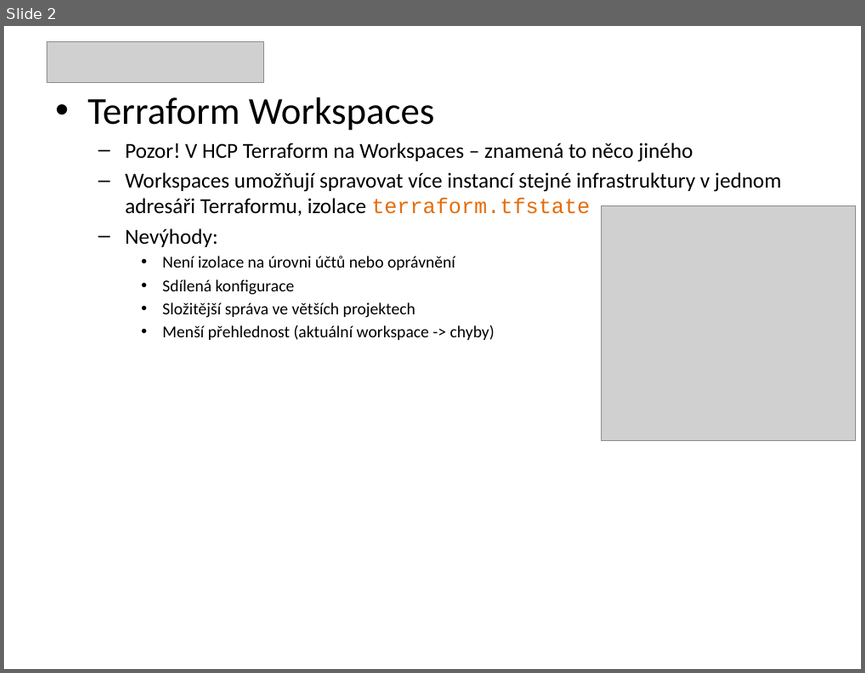
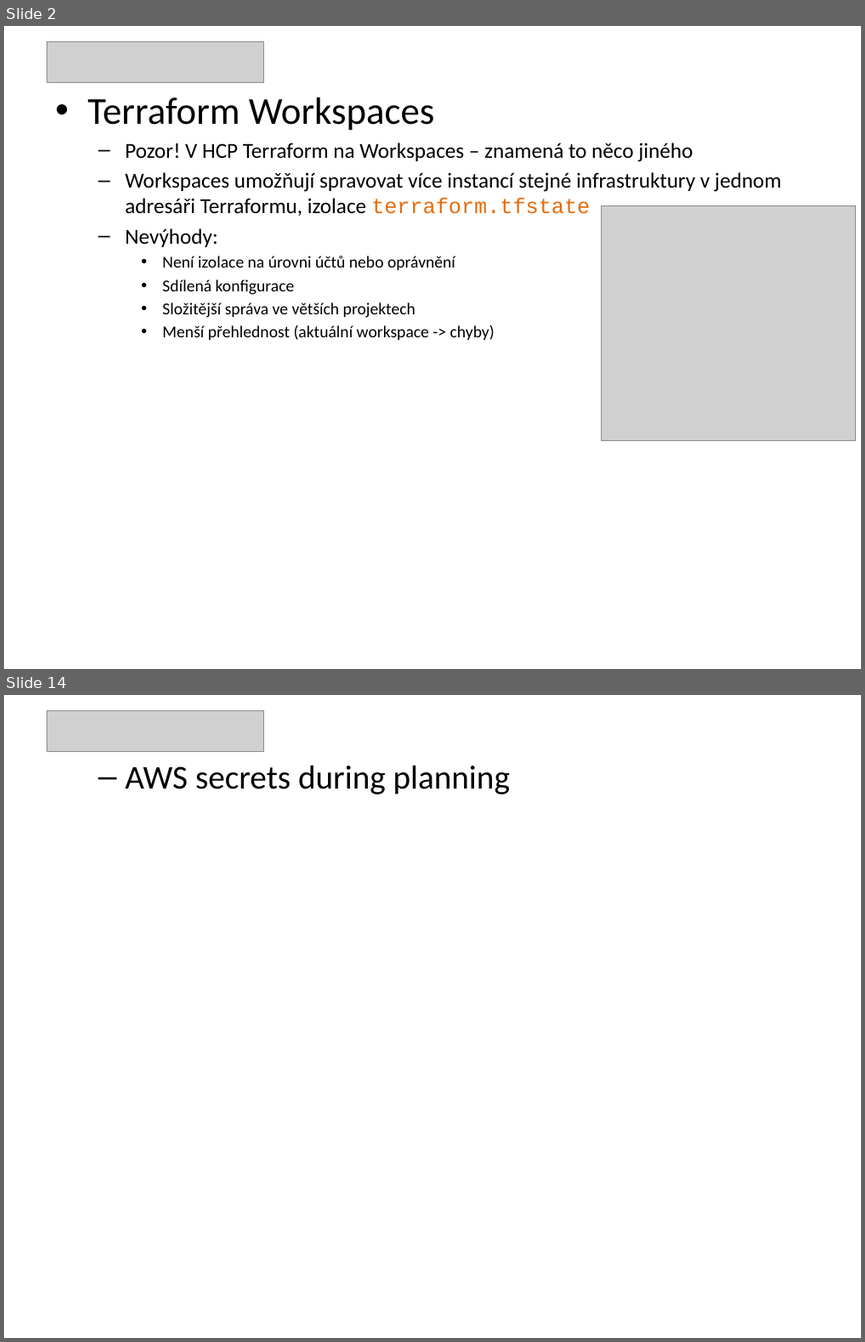
Before and after one commit to puchy/tf-lab, a slide deck: 5-tf.pptx. Shown one above the other, each under a label of ours: slide 2 before the commit, slides 2 and 14 after it; the slides between them are not shown. The pictures are 865x673 and 865x1342 pixels, drawn with LibreOffice and Linux fonts; fonts in the diff are those of the drawing; grey boxes stand for pictures. Boxes give left, top, right and bottom in pixels: in the first picture for what was removed or moved away, otherwise in the second. Text is boxed around its words. In the diff, an @@ line names an element or a change of style, - is before the commit and + after.

```diff
--- a/5-tf.pptx
+++ b/5-tf.pptx
@@ slide 14 added at [4, 695, 861, 1338], background #FFFFFF @@
@@ picture added at [46, 710, 263, 751] @@
@@ text added at [125, 765, 510, 794], 28 pt, text #000000 @@
+  – AWS secrets during planning
```
Also in this commit, not shown: 1 slide changed, 11 other slides added, 1 slide removed, 10 other files.
